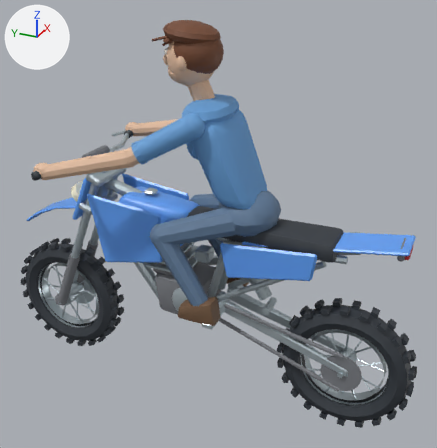
One commit to the Blender file SourceArt/Blender/Needle600.blend: the scene before it, then after it.
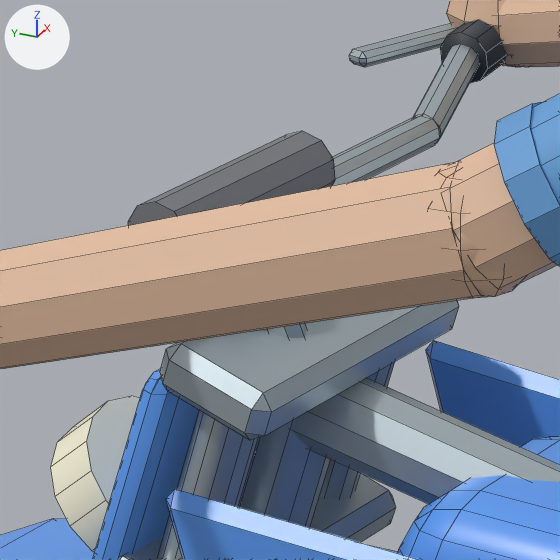
The first picture shows the older version from a 50 mm camera at (-2.49, -1.26, 1.68) aimed at (0.05, -0.12, 0.41). The close-ups show the older and then the newer version on the part from 15% to 32% of the width and 28% to 45% of the height of that picture. Only the edits that show in the close-ups are written down. Every picture has the same lights, and +X, +Y and +Z are marked at upper left. The close-ups show mesh edges as thin lines.

The first close-up shows 'Body__metal', 'Body__paint', 'Front__engine', 'Front__lamp', 'Front__metal', 'Front__paint', 'Front__rubber', 'Rider__shirt', 'Rider__skin'.
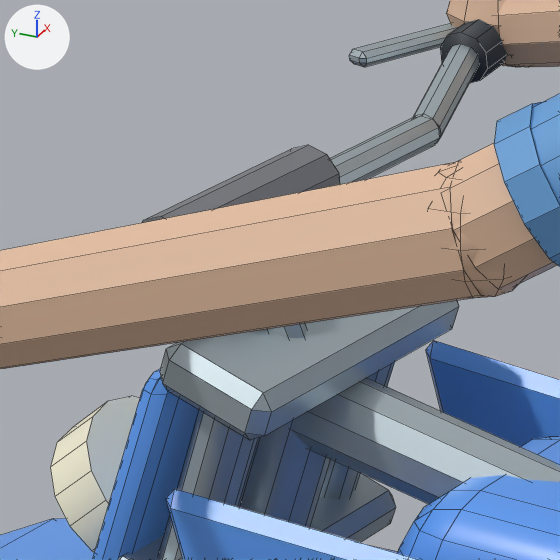
Edits to the bpy script that builds the scene:
```text
Change me_front__engine:
    used by ob_front__engine; location = (0.0, 0.0, 0.0)
    remove me_front__engine.from_pydata(...)  # 116 vertices, 92 faces; spans x -0.117..0.117, y 0.535..0.865, z -0.23..0.726
    add me_front__engine.from_pydata(...)  # 116 vertices, 92 faces; spans x -0.117..0.117, y 0.531..0.865, z -0.23..0.716
    me_front__engine part 1: the loose piece of 20 vertices spanning x -0.09..0.09, y 0.535..0.585, z 0.674..0.726 is moved by (0.0, -0.004, -0.01)
Change me_front__metal:
    where me_front__metal.from_pydata(...)  # 252 vertices, 198 faces; spans x -0.404..0.404, y 0.456..0.839, z -0.214..0.727
    used by ob_front__metal; location = (0.0, 0.0, 0.0)
    me_front__metal part 2: edges marked sharp go from 411 to 414
```

Changed parts and their boxes [x1, y1, x2, y2] in the close-ups (560 x 560 px):
'Front__engine', reshaped
    before: [128, 131, 335, 226]
    after: [142, 145, 340, 223]
part 2 of me_front__metal, shading changed
    both: [158, 155, 343, 560]
